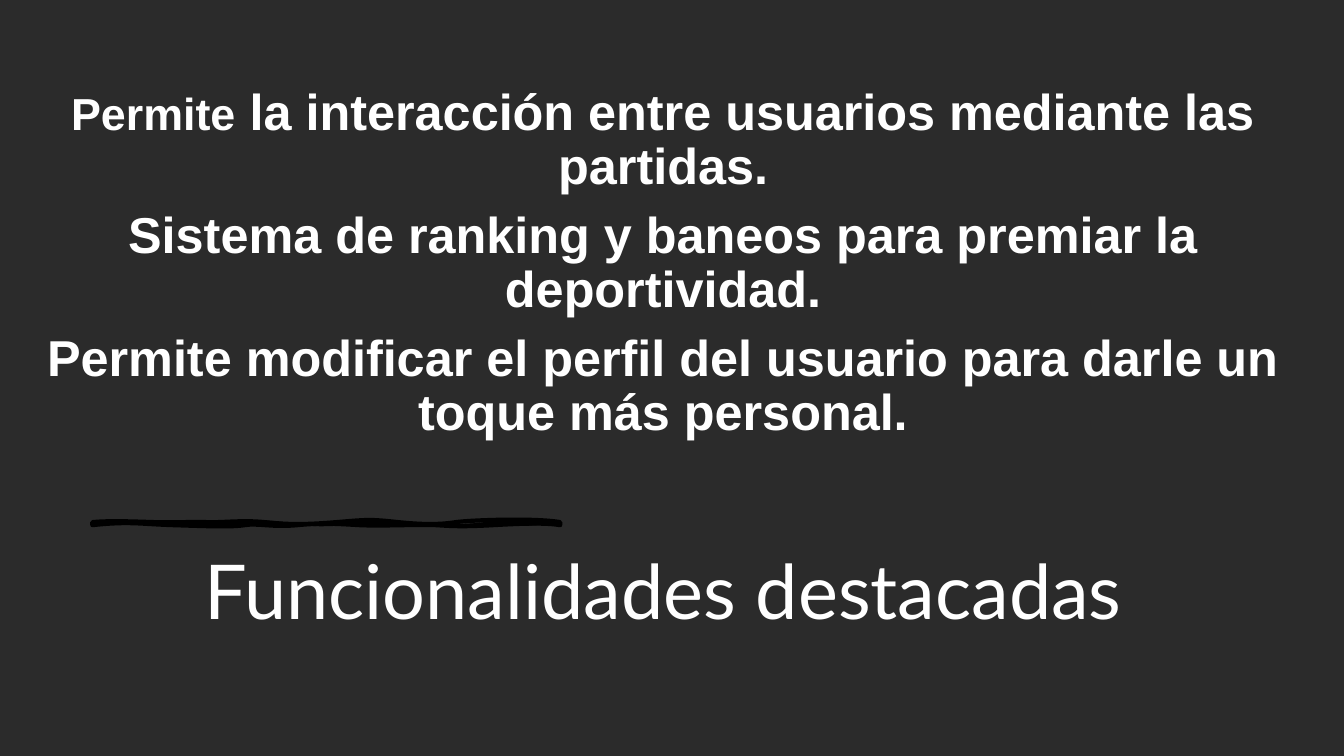
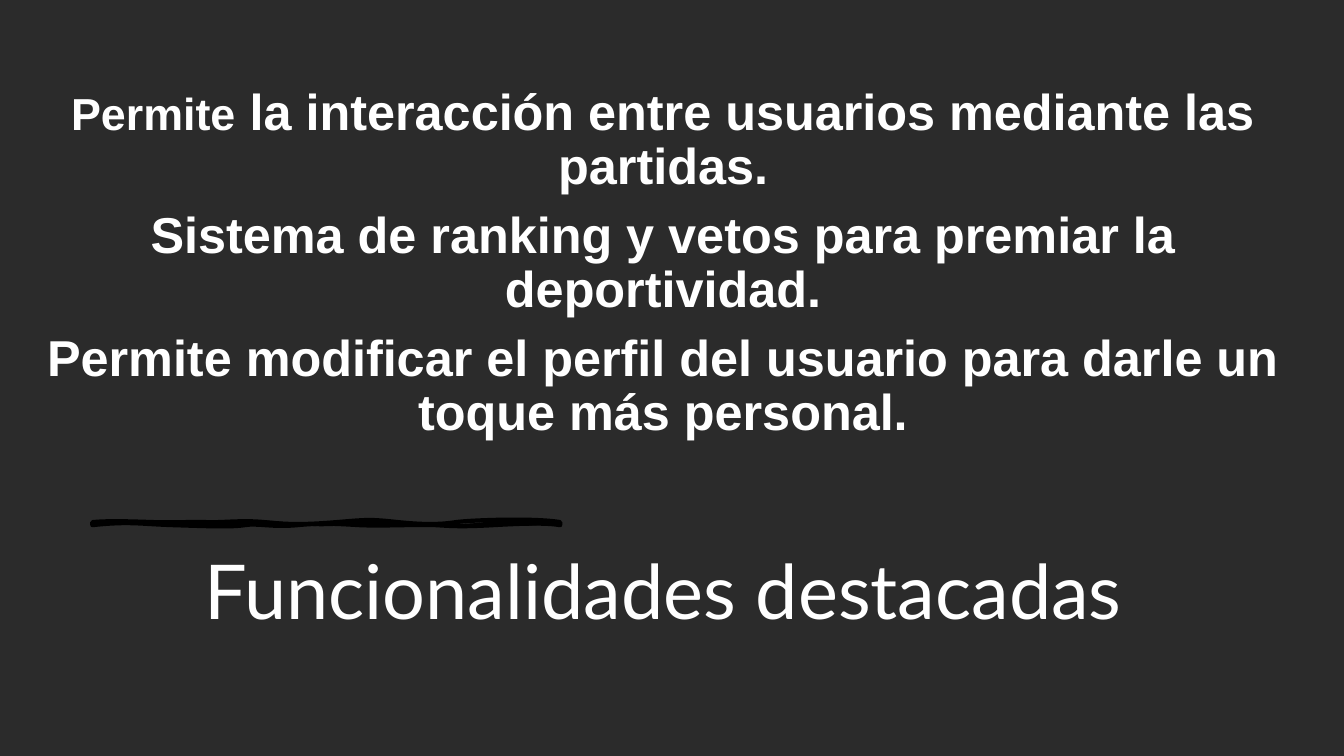
Before and after one commit to juanes84vdb/proyectoMayo, a slide deck: slide 6 of TableroConecta.pptx (slide 7 before the commit). Drawn at 1344x756 pixels with LibreOffice and Linux fonts; fonts in the diff are those of the drawing; background and template pictures are left out; a plain dark background stands for a picture behind light text. Boxes give left, top, right and bottom in pixels: in the first picture for what was removed or moved away, otherwise in the second. Text is boxed around its words. In the diff, an @@ line names an element or a change of style, - is before the commit and + after.

```diff
--- a/TableroConecta.pptx
+++ b/TableroConecta.pptx
@@ subtitle at [151, 216, 1175, 317]: text changed @@
-Sistema de ranking y baneos para premiar la deportividad.
+Sistema de ranking y vetos para premiar la deportividad.
```
Also in this commit, not shown: 1 slide removed.
